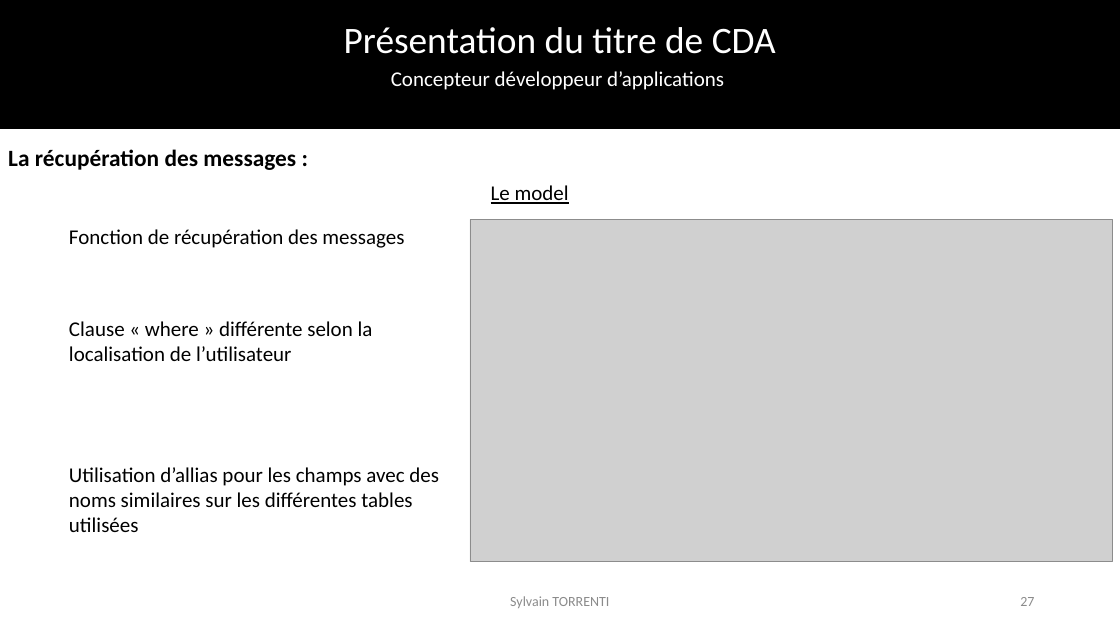
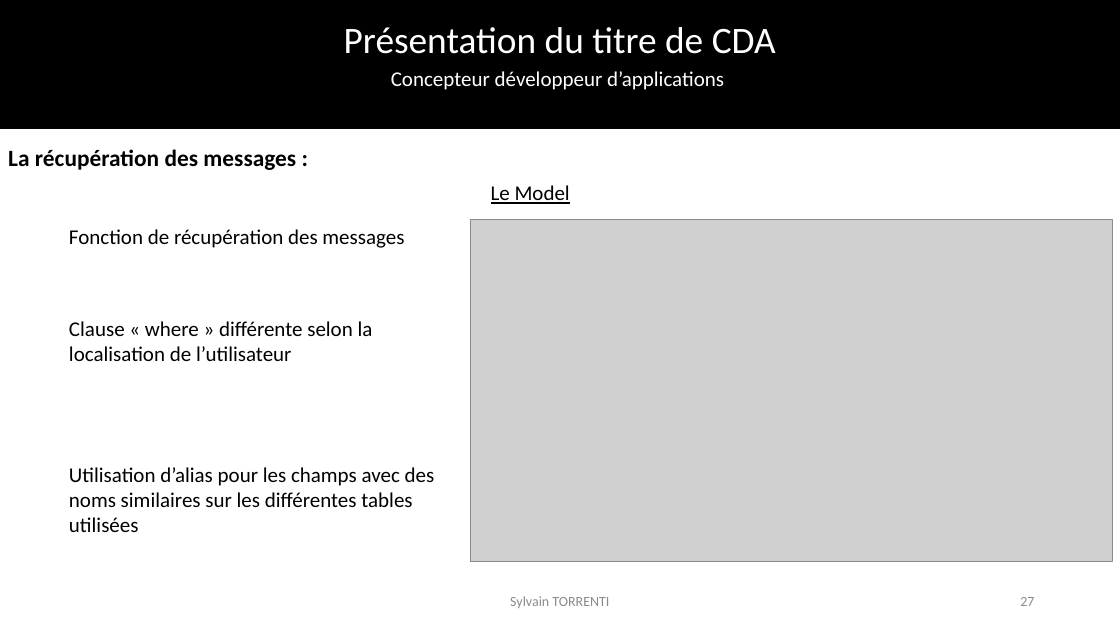
Before and after one commit to SylvainTorrenti/PERSO-Dossier-Projet, a slide deck: slide 27 of Presentation examen final.pptx. Drawn at 1120x630 pixels with LibreOffice and Linux fonts; fonts in the diff are those of the drawing; grey boxes stand for pictures; background and template pictures are left out. Boxes give left, top, right and bottom in pixels: in the first picture for what was removed or moved away, otherwise in the second. Text is boxed around its words. In the diff, an @@ line names an element or a change of style, - is before the commit and + after.

```diff
--- a/Presentation examen final.pptx
+++ b/Presentation examen final.pptx
@@ text at <box>491,185,570,204</box>: text changed @@
-Le model
+Le Model
@@ text at <box>69,467,435,532</box>: text changed @@
-Utilisation d’allias pour les champs avec des noms similaires sur les différentes tables utilisées
+Utilisation d’alias pour les champs avec des noms similaires sur les différentes tables utilisées
```
Also in this commit, not shown: 33 other slides changed, 36 slides added, 1 slide removed, 6 other files.
